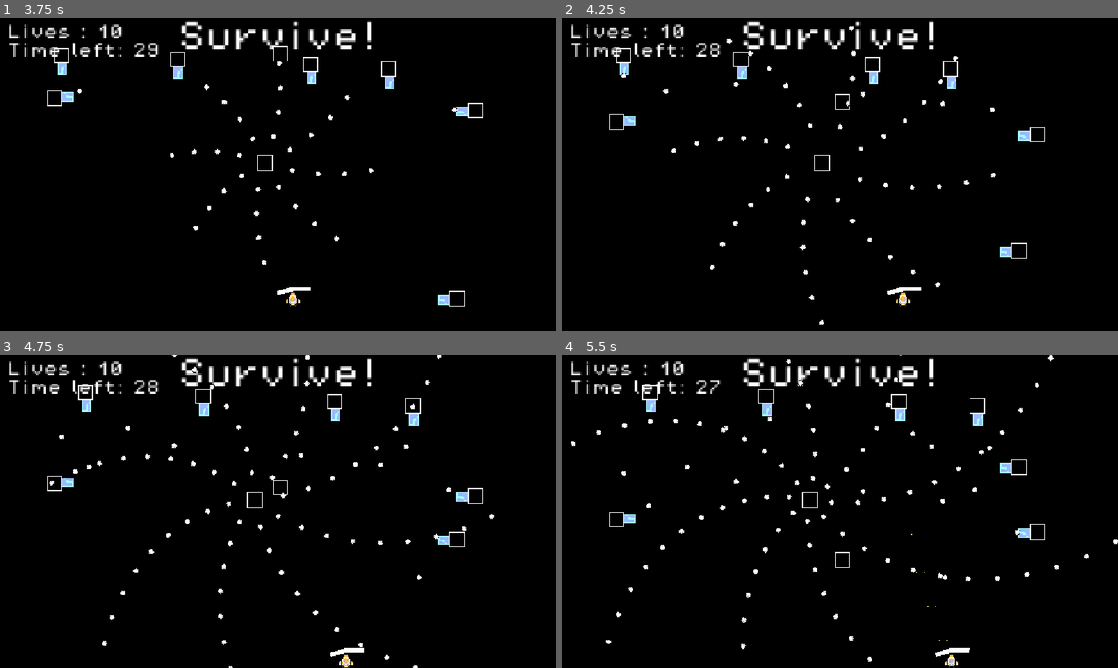
Above: before the commit, frames 1-4 (two rows, left to right).
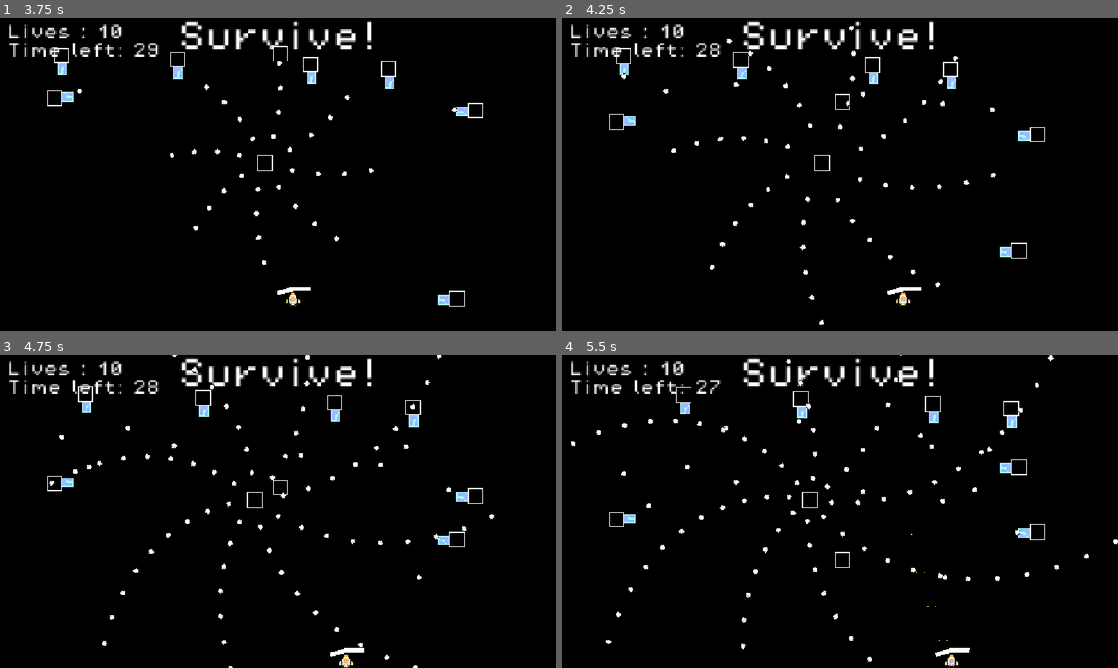
Above: after the commit, the same moments.

Repository: Draftier/Geometric-Invasion-CSS-497
Game: Godot game, scene res://scenes/UI/main_menu.tscn
Same seed, same stepped clock (60 frames per second), same inputs: the game is played once before the commit and once after it.
Inputs:
- Up to frame 1 (3.75 s): click "Singleplayer" at 0.5 s; click "Laser" at 1.25 s; click "Shield" at 2 s; click "Start game" at 2.75 s; hold Right (right) from 3.53 s (still down); tap X (ability) at 3.6 s
- Up to frame 2 (4.25 s): keep holding Right (right)
- Up to frame 3 (4.75 s): release Right (right) at 4.28 s; hold Down (down) from 4.28 s (still down); tap X (ability) at 4.35 s
- Up to frame 4 (5.5 s): release Down (down) at 5.03 s; hold Right (right) from 5.03 s (still down); hold Z (shoot) from 5.03 s (still down); tap X (ability) at 5.3 s

Frame 1 is identical in both runs. In frame 2, less than 0.1% of the frame differs, in the area x 9-72%, y 13-22%; in frame 3, 0.2%; in frame 4, 0.9%, in the area x 10-83%, y 9-45%.

Commit message:
Removed unnecessary code related to hitbox class

Diff:
--- a/geometric-invasion/resources/events/test_movement_data.tres
+++ b/geometric-invasion/resources/events/test_movement_data.tres
@@ -8,5 +8,6 @@
 "left": 0.05,
 "right": 0.05
 })
+function = "sin"
 wrap = true
 metadata/_custom_type_script = "uid://thlx0gtur2d4"
--- a/geometric-invasion/scripts/bullet/bullet.gd
+++ b/geometric-invasion/scripts/bullet/bullet.gd
@@ -14,7 +14,7 @@
 
 # Will utilize to play some sort of animation on instantiation
 func _ready() -> void:
-	bullet_hitbox.connect("hit", _on_hit)
+	pass
 
 # Called every physics tick
 func _physics_process(delta: float) -> void:
@@ -31,23 +31,3 @@
 		level_manager.add_to_pool(self)
 
 	exited_screen.emit(self)
-
-func reset() -> void:
-	pass
-	#self.set_block_signals(true)
-	#self.set_process(false)
-	#self.set_physics_process(false)
-	#
-	## Modifying monitoring of hitbox and hurtbox trying to see if this improves performance
-	#if bullet_hurtbox != null:
-		#bullet_hurtbox.monitoring = false
-		#bullet_hurtbox.monitorable = false
-	#
-	#bullet_hitbox.monitoring = false
-	#bullet_hitbox.monitorable = false
-	#
-	#self.visible = false
-	#self.speed = 0
-
-func _on_hit() -> void:
-	pass
--- a/geometric-invasion/scripts/enemy/base_enemy.gd
+++ b/geometric-invasion/scripts/enemy/base_enemy.gd
@@ -122,9 +122,11 @@
 
 		# If we want sine wave then set sine offset
 		if movement_events.function == "sin":
-			angle = sin(time * 1.5) * 50
+			var amplitude = 0.1
+			var frequency = 0.01
+			#while sin(time * frequency)
+			angle = sin(time * 1.5) * 2
 			function_direction = direction_vector.rotated(deg_to_rad(angle))
-
 		# Wait for current movement to finish then do next movement
 		await movement_finished
 
--- a/geometric-invasion/scripts/hurt_and_hit_box/hitbox.gd
+++ b/geometric-invasion/scripts/hurt_and_hit_box/hitbox.gd
@@ -2,10 +2,5 @@
 class_name Hitbox
 extends Area2D
 
-signal hit
-
 # This variable is utilized to determine how much damage the hitbox will deal
 @export var damage := 10
-
-func _on_hit() -> void:
-	hit.emit()
--- a/geometric-invasion/scripts/hurt_and_hit_box/hurtbox.gd
+++ b/geometric-invasion/scripts/hurt_and_hit_box/hurtbox.gd
@@ -11,28 +11,21 @@
 
 # Function to check what hitbox the hurtbox has detected and deal damage to the hitbox
 func _on_area_entered(hitbox: Hitbox) -> void:
-	# print(owner)
 	# Initial check to see if null
 	if hitbox == null:
 		return
 
-	print(hitbox.owner)
-	hitbox._on_hit()
 	# Checks to see if owner node has function to take damage orif
 	# There's another interaction with owner node that is detailed in if statement
 	# If owner of hitbox is not ability then check if it can take damage if so dish out damage
 	if owner.has_method("take_damage") and hitbox.owner is not Ability:
 		owner.take_damage(hitbox.damage)
-		# If owner of hitbox is a bullet then add that bullet to the pool
-		#if hitbox.owner is Bullet:
-			#hitbox.owner.level_manager.call_deferred("add_to_pool", hitbox.owner)
 	# If the owner of the hitbox is an ability then do different checks
 	elif hitbox.owner is Ability:
 		# Check if ability is laser or shield since both laser and shield delete bullets
 		if hitbox.owner.data.ability_name == "laser" or hitbox.owner.data.ability_name == "shield":
 			# If ability comes into contact with bullet then add bullet back to pool
 			if owner is Bullet:
-				#owner.level_manager.call_deferred("add_to_pool", owner)
 				PoolManager.return_to_enemy_pool(owner)
 			print(hitbox.owner.data.ability_name)
 			# If ability comes into contact with enemy then instantly kill enemy
